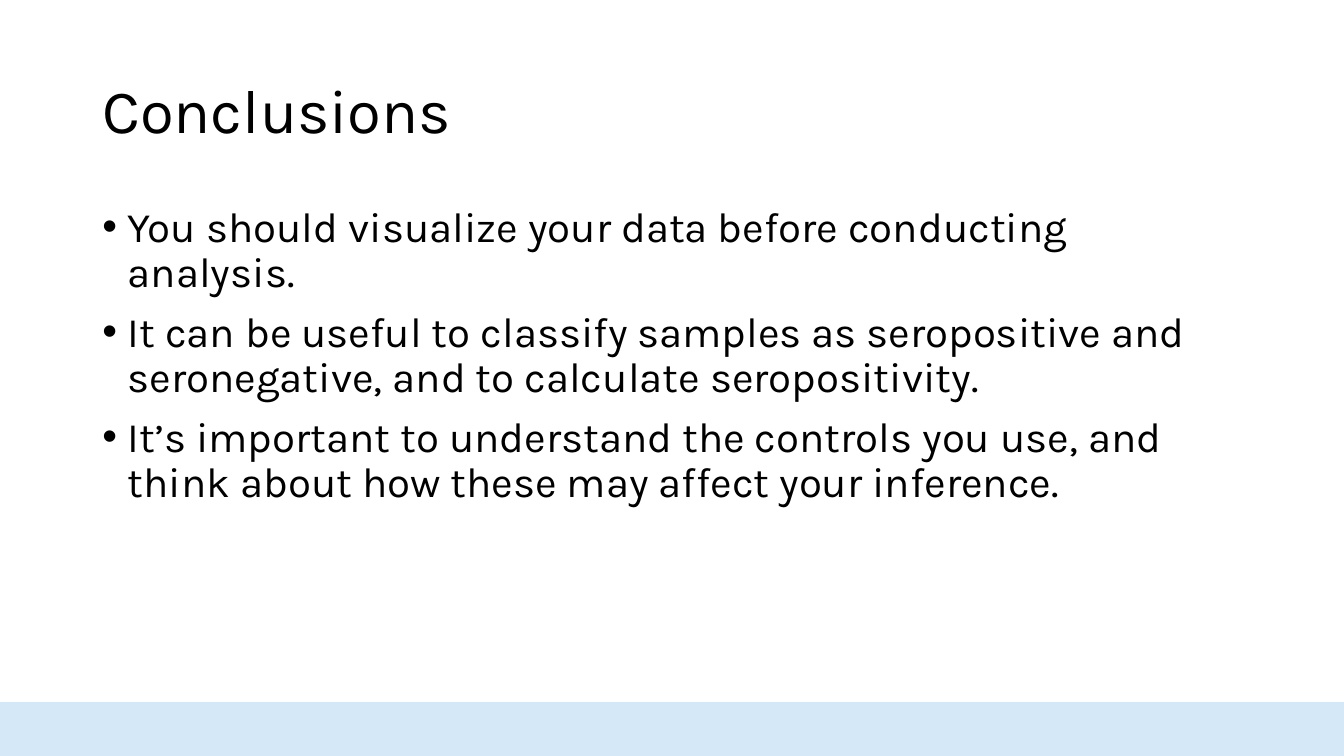
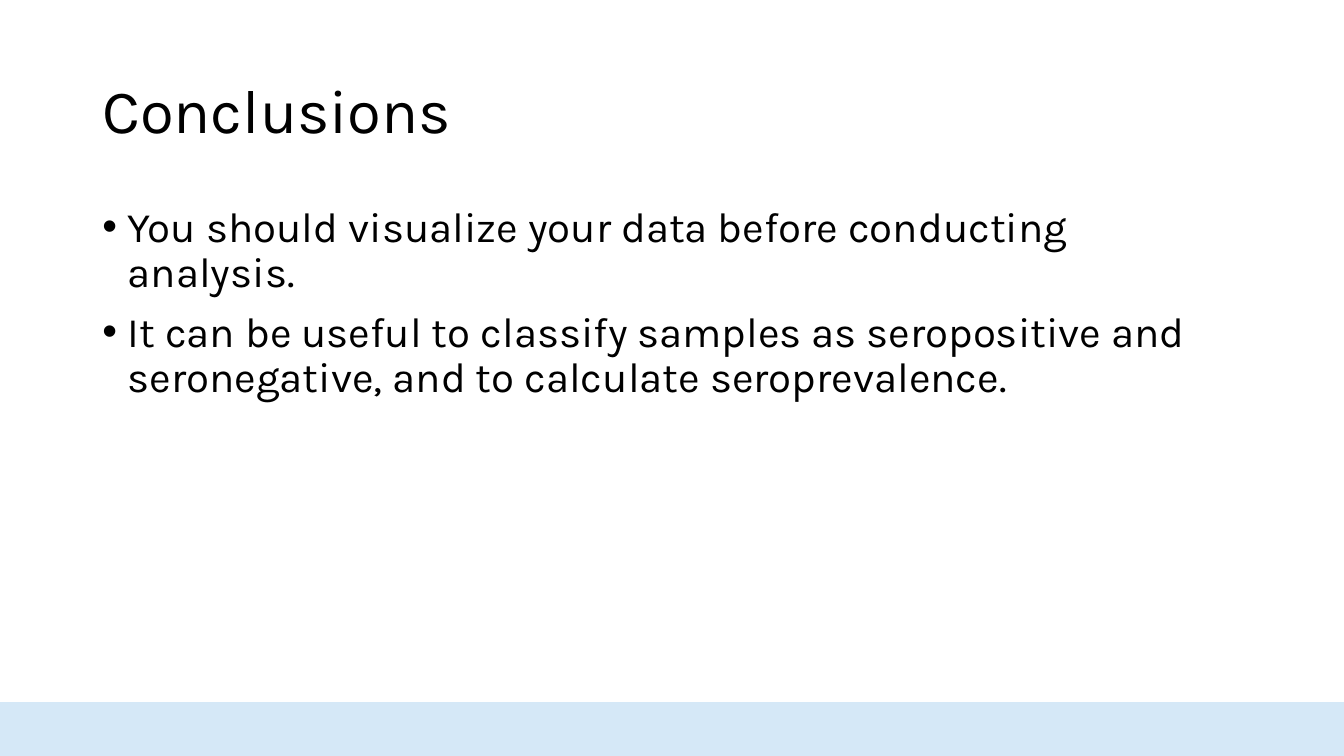
Before and after one commit to HopkinsIDD/seroanalytics_workshop, a slide deck: slide 21 of Part 4/Lecture 4.pptx (slide 30 before the commit). Drawn at 1344x756 pixels with LibreOffice and Linux fonts; fonts in the diff are those of the drawing; background and template pictures are left out. Boxes give left, top, right and bottom in pixels: in the first picture for what was removed or moved away, otherwise in the second. Text is boxed around its words. In the diff, an @@ line names an element or a change of style, - is before the commit and + after.

```diff
--- a/Part 4/Lecture 4.pptx
+++ b/Part 4/Lecture 4.pptx
@@ text at (128,318,1184,403): text changed @@
-• It can be useful to classify samples as seropositive and seronegative, and to calculate seropositivity.
-• It’s important to understand the controls you use, and think about how these may affect your inference.
+• It can be useful to classify samples as seropositive and seronegative, and to calculate seroprevalence.
```
Also in this commit, not shown: 9 other slides changed, 9 slides removed, 3 other files.
